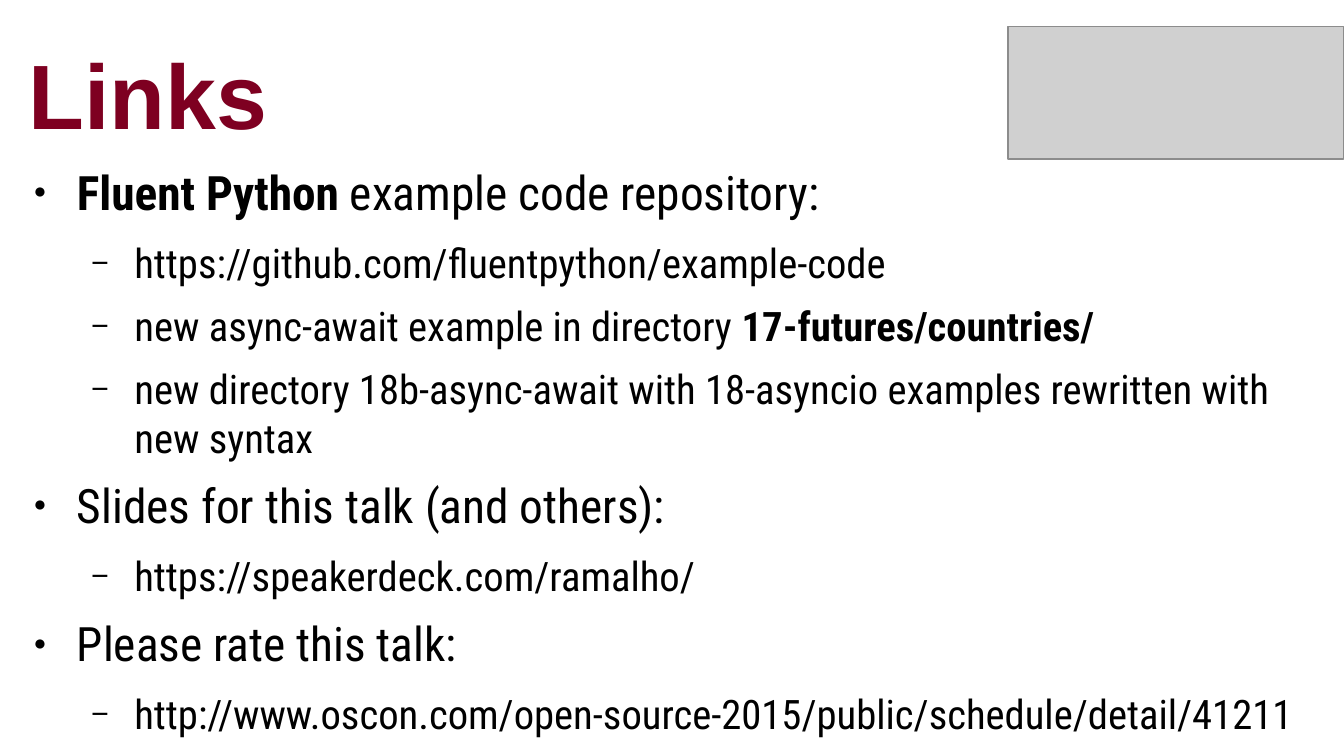
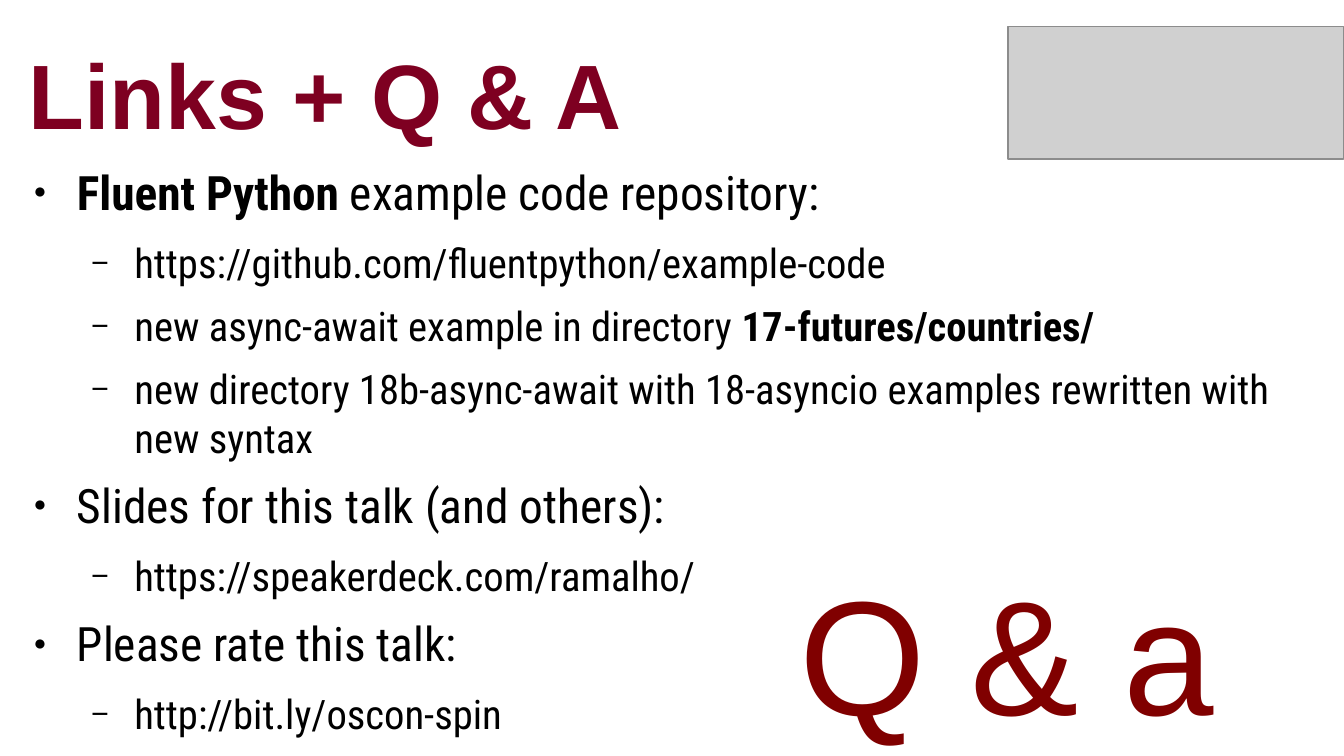
Before and after one commit to ramalho/platespinning, a slide deck: slide 45 of plate-spinning-oscon.odp (slide 44 before the commit). Drawn at 1344x756 pixels with LibreOffice and Linux fonts; fonts in the diff are those of the drawing; grey boxes stand for pictures. Boxes give left, top, right and bottom in pixels: in the first picture for what was removed or moved away, otherwise in the second. Text is boxed around its words. In the diff, an @@ line names an element or a change of style, - is before the commit and + after.

Commit message:
updating to Python 3.5 for OSCON-EU 2015

```diff
--- a/plate-spinning-oscon.odp
+++ b/plate-spinning-oscon.odp
@@ title at <box>29,62,622,146</box>: text changed @@
-Links
+Links + Q & A
@@ text added at <box>799,601,1214,744</box>, 96 pt, text #800000 @@
+Q & a
@@ text at <box>134,698,501,738</box>: text changed @@
-  − http://www.oscon.com/open-source-2015/public/schedule/detail/41211
+  − http://bit.ly/oscon-spin
```
Also in this commit, not shown: 6 other slides changed, 1 slide added, 3 other files.
